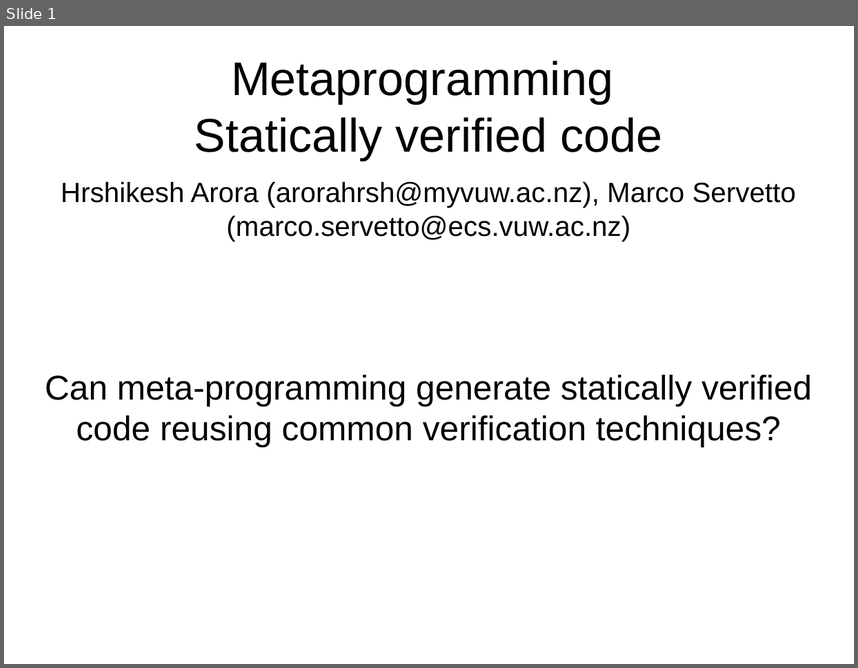
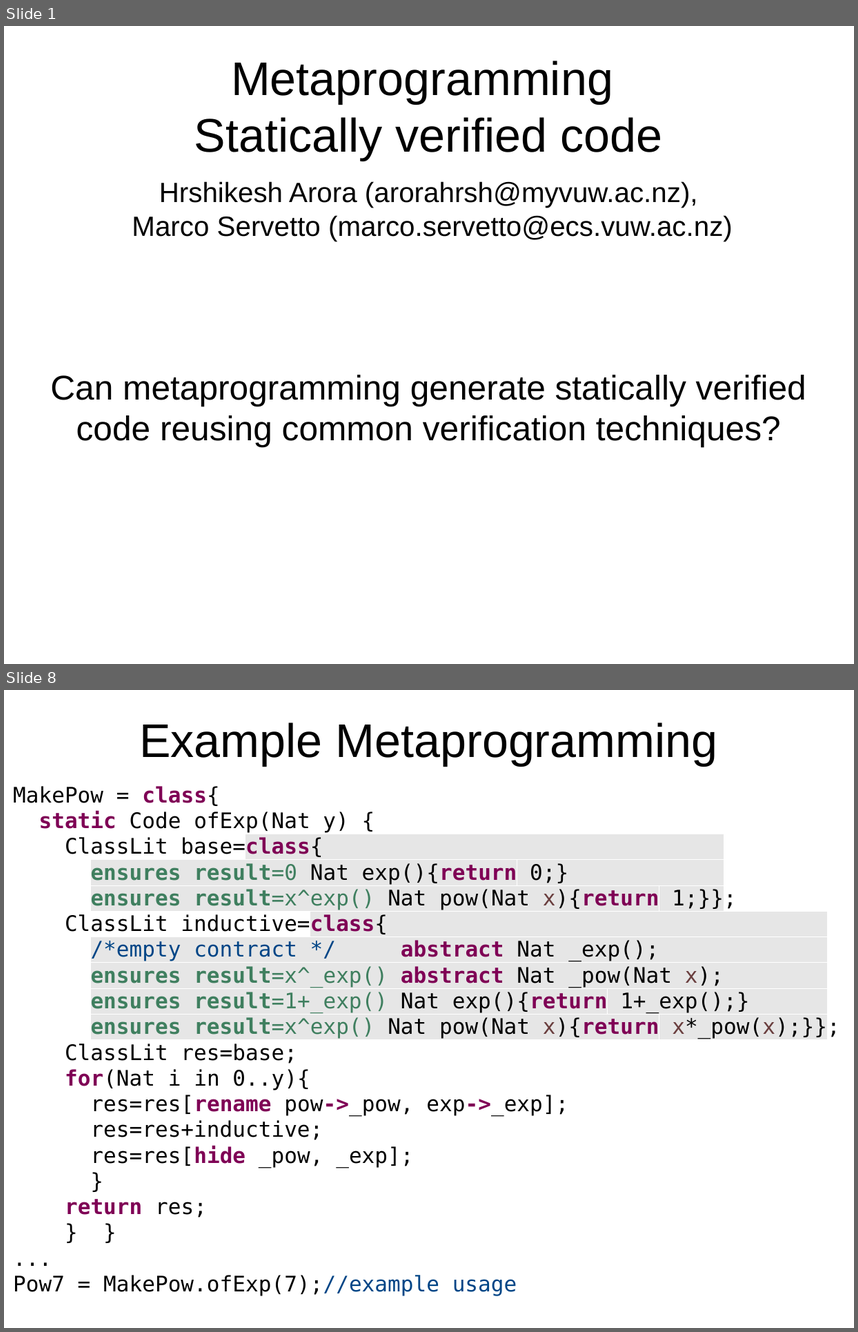
Before and after one commit to ElvisResearchGroup/L42, a slide deck: Main/papers/Sapling2/Slides.odp. Shown one above the other, each under a label of ours: slide 1 before the commit, slides 1 and 8 after it; the slides between them are not shown. The pictures are 858x668 and 858x1332 pixels, drawn with LibreOffice and Linux fonts; fonts in the diff are those of the drawing. Boxes give left, top, right and bottom in pixels: in the first picture for what was removed or moved away, otherwise in the second. Text is boxed around its words. In the diff, an @@ line names an element or a change of style, - is before the commit and + after.

```diff
--- a/Main/papers/Sapling2/Slides.odp
+++ b/Main/papers/Sapling2/Slides.odp
@@ slide 8 added at <box>4,690,854,1328</box>, background #FFFFFF @@
@@ title added at <box>139,722,718,765</box>, 44 pt, text #000000 @@
+Example Metaprogramming
@@ text added at <box>13,786,840,1296</box>, 20 pt, text #000000 @@
+MakePow = class{
+static Code ofExp(Nat y) {
+ClassLit base=class{
+ensures result=0 Nat exp(){return 0;}
+ensures result=x^exp() Nat pow(Nat x){return 1;}};
+ClassLit inductive=class{
+/*empty contract */ abstract Nat _exp();
+ensures result=x^_exp() abstract Nat _pow(Nat x);
+ensures result=1+_exp() Nat exp(){return 1+_exp();}
+ensures result=x^exp() Nat pow(Nat x){return x*_pow(x);}};
+ClassLit res=base;
+for(Nat i in 0..y){
+res=res[rename pow->_pow, exp->_exp];
+res=res+inductive;
+res=res[hide _pow, _exp];
+}
+return res;
+} }
+...
+Pow7 = MakePow.ofExp(7);//example usage
@@ slide 1 changed as well @@
@@ subtitle "Hrshikesh Arora (arorahrsh@myvuw.ac.nz), Marco Servetto ..." rewrapped from <box>61,181,796,241</box> to <box>132,181,733,241</box> @@
@@ text at <box>50,374,806,447</box>: text changed @@
-Can meta-programming generate statically verified code reusing common verification techniques?
+Can metaprogramming generate statically verified code reusing common verification techniques?
```
Also in this commit, not shown: 1 other slide changed, 9 other slides added, 4 slides removed, 1 other file.
